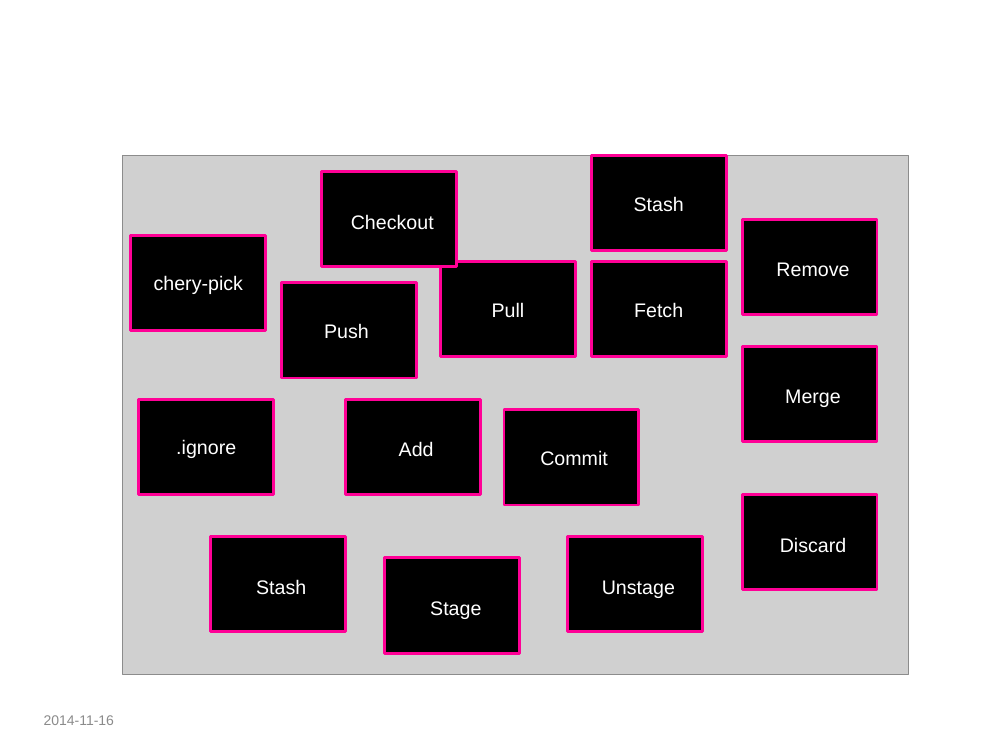
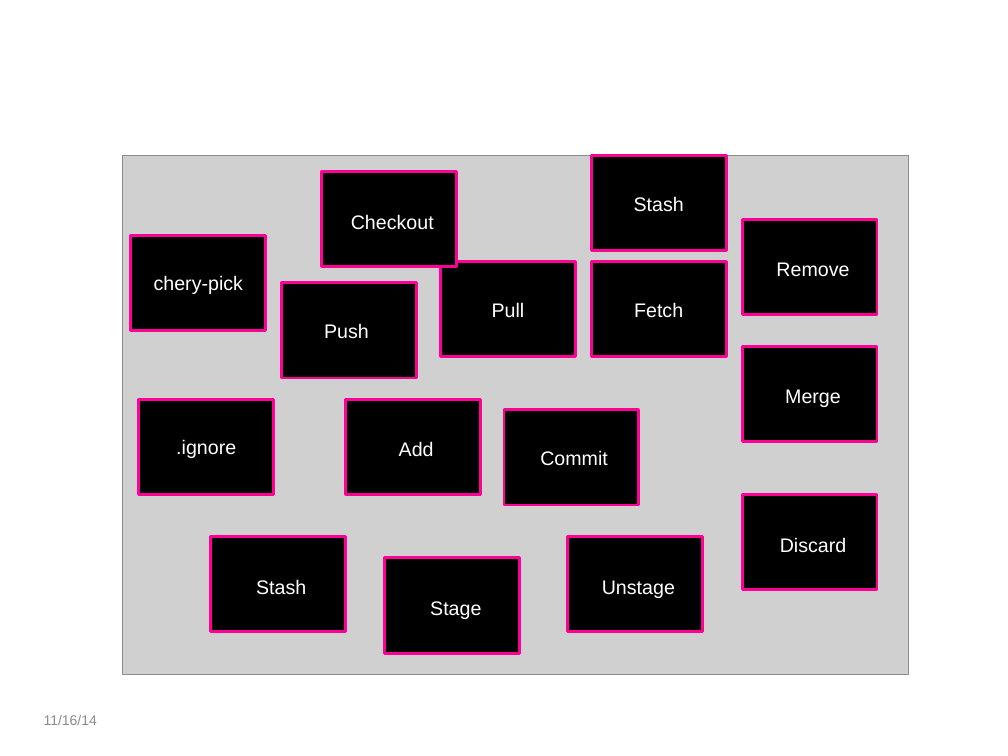
Before and after one commit to UncleCJ/hicollegegit, a slide deck: slide 16 of Intro_to_SCM_and_Git-presentation.pptm. Drawn at 1008x756 pixels with LibreOffice and Linux fonts; fonts in the diff are those of the drawing; grey boxes stand for pictures; background and template pictures are left out. Boxes give left, top, right and bottom in pixels: in the first picture for what was removed or moved away, otherwise in the second. Text is boxed around its words. In the diff, an @@ line names an element or a change of style, - is before the commit and + after.

```diff
--- a/Intro_to_SCM_and_Git-presentation.pptm
+++ b/Intro_to_SCM_and_Git-presentation.pptm
@@ text at (44,715,97,725): text changed @@
-2014-11-16
+11/16/14
```
